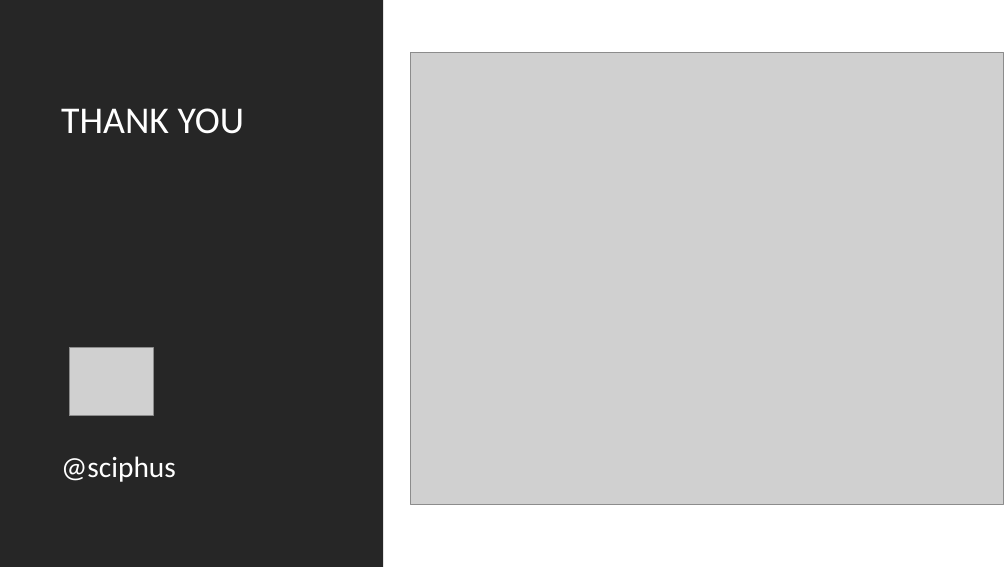
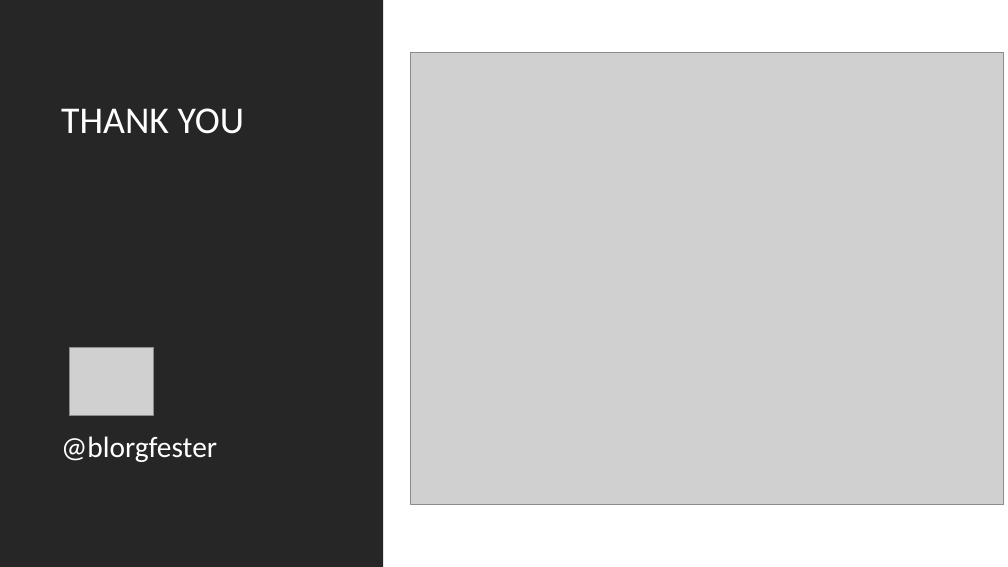
Before and after one commit to pavlosmcg/docker101, a slide deck: slide 23 of Docker 101.pptx (slide 22 before the commit). Drawn at 1008x567 pixels with LibreOffice and Linux fonts; fonts in the diff are those of the drawing; grey boxes stand for pictures. Boxes give left, top, right and bottom in pixels: in the first picture for what was removed or moved away, otherwise in the second. Text is boxed around its words. In the diff, an @@ line names an element or a change of style, - is before the commit and + after.

```diff
--- a/Docker 101.pptx
+++ b/Docker 101.pptx
@@ text at (61, 436, 217, 462): text changed @@
-@sciphus
+@blorgfester
```
Also in this commit, not shown: 20 other slides changed, 1 slide added.
